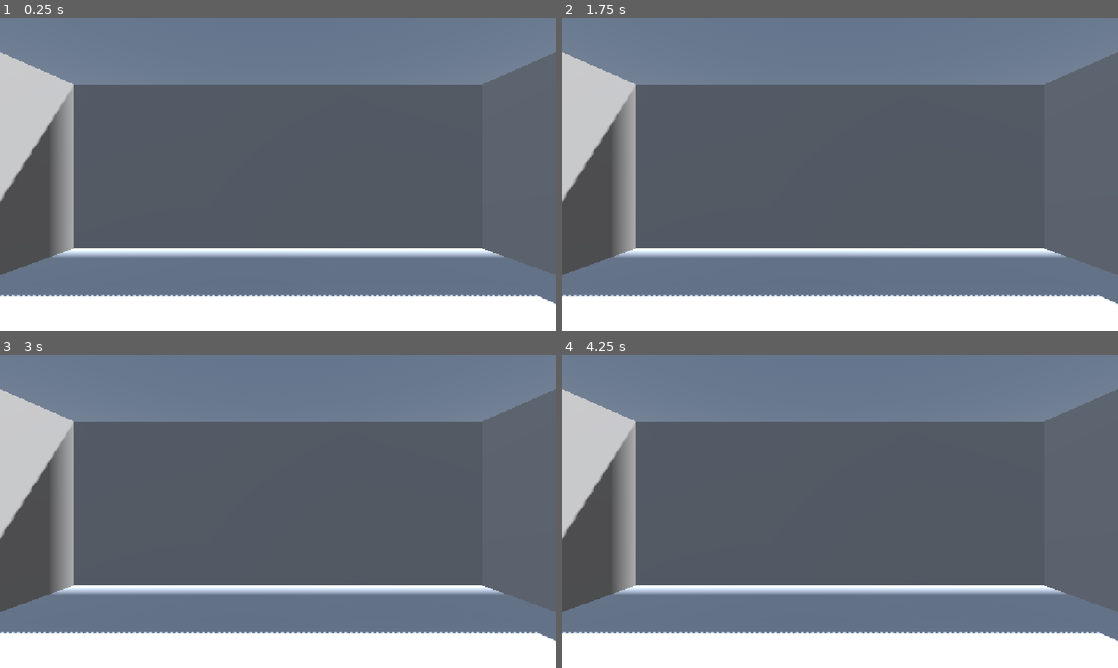
Above: before the commit, frames 1-4 (two rows, left to right).
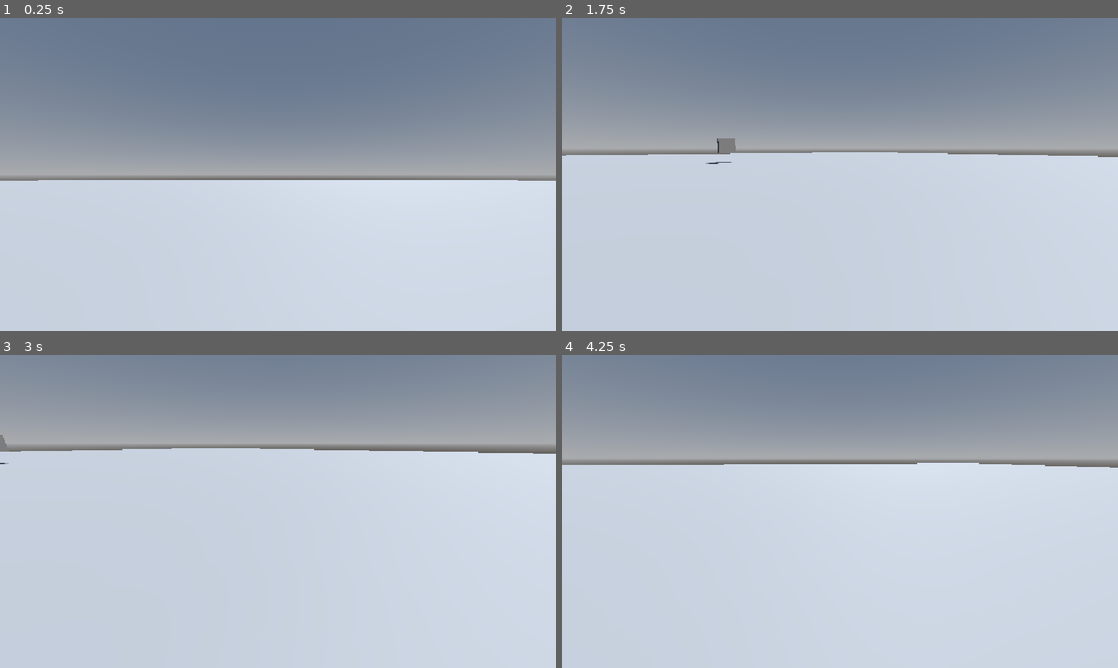
Above: after the commit, the same moments.

Repository: jacob-fm/grocery-audio-adventure
Game: Godot game, scene res://main.tscn
Same seed, same stepped clock (60 frames per second), same inputs: the game is played once before the commit and once after it.
Inputs (mouse positions are in pixels of both pictures, inside the frame that each line leads up to):
- Up to frame 1 (0.25 s): no input
- Up to frame 2 (1.75 s): tap Enter at 0.5 s; move the mouse to (962, 158) at 0.52 s; hold D (move_right, bound only after the commit) 0.53-1.28 s; tap Y (freefly, bound only after the commit) at 0.6 s; click (962, 158) at 0.67 s; tap Space (jump, bound only after the commit) at 0.77, 1.07, 1.25, 1.52 s; tap E (interact, bound only after the commit) at 0.8, 1.35 s; move the mouse to (728, 190) at 1.27 s; hold S (move_backward, bound only after the commit) from 1.28 s (still down); tap Shift (sprint, bound only after the commit) at 1.55 s
- Up to frame 3 (3 s): tap Space (jump, bound only after the commit) at 1.82, 2.3, 2.85 s; move the mouse to (333, 442) at 2.02 s; release S (move_backward, bound only after the commit) at 2.03 s; hold D (move_right, bound only after the commit) 2.03-2.78 s; tap Shift (sprint, bound only after the commit) at 2.1 s; tap Enter at 2.75 s; move the mouse to (250, 574) at 2.77 s; hold W (move_forward, bound only after the commit) from 2.78 s (still down); click (250, 574) at 2.92 s
- Up to frame 4 (4.25 s): tap Space (jump, bound only after the commit) at 3.02, 3.32, 3.77, 4.07 s; tap Y (freefly, bound only after the commit) at 3.05, 3.6 s; move the mouse to (1006, 558) at 3.52 s; release W (move_forward, bound only after the commit) at 3.53 s; hold A (move_left, bound only after the commit) from 3.53 s (still down); tap E (interact, bound only after the commit) at 3.8 s

The runs differ from the first frame. In frame 1, 79% of the frame differs, in the area x 0-100%, y 10-100%; in frame 2, 79%; in frame 3, 86%; in frame 4, 79%.

Commit message:
basic controls mostly working

Diff:
--- a/main.tscn
+++ b/main.tscn
@@ -1,6 +1,7 @@
 [gd_scene format=3 uid="uid://u8chcgnjem3u"]
 
-[ext_resource type="PackedScene" uid="uid://dfyh8pu4xrpqu" path="res://grey_box.glb" id="1_ig7tw"]
+[ext_resource type="Script" uid="uid://blx144o6pgwtt" path="res://proto_controller.gd" id="2_0xm2m"]
+[ext_resource type="PackedScene" uid="uid://be5vlwgoxwg7b" path="res://scannable_item.tscn" id="2_h2yge"]
 
 [sub_resource type="ProceduralSkyMaterial" id="ProceduralSkyMaterial_ig7tw"]
 sky_horizon_color = Color(0.66224277, 0.6717428, 0.6867428, 1)
@@ -16,6 +17,12 @@
 
 [sub_resource type="CapsuleShape3D" id="CapsuleShape3D_mkmk0"]
 
+[sub_resource type="CapsuleMesh" id="CapsuleMesh_mkmk0"]
+
+[sub_resource type="PlaneMesh" id="PlaneMesh_mkmk0"]
+
+[sub_resource type="WorldBoundaryShape3D" id="WorldBoundaryShape3D_gbx3w"]
+
 [node name="Node3D" type="Node3D" unique_id=1223662055]
 
 [node name="WorldEnvironment" type="WorldEnvironment" parent="." unique_id=18547669]
@@ -25,11 +32,32 @@
 transform = Transform3D(-0.8660254, -0.43301278, 0.25, 0, 0.49999997, 0.86602545, -0.50000006, 0.75, -0.43301266, 0, 0, 0)
 shadow_enabled = true
 
-[node name="grey_box" parent="." unique_id=1281170434 instance=ExtResource("1_ig7tw")]
+[node name="CharacterBody3D" type="CharacterBody3D" parent="." unique_id=712404988]
+transform = Transform3D(1, 0, 0, 0, 1, 0, 0, 0, 1, 0, 1.1612349, 0)
+script = ExtResource("2_0xm2m")
 
-[node name="CharacterBody3D" type="CharacterBody3D" parent="." unique_id=712404988]
-
-[node name="CollisionShape3D" type="CollisionShape3D" parent="CharacterBody3D" unique_id=1258944432]
+[node name="Collider" type="CollisionShape3D" parent="CharacterBody3D" unique_id=1258944432]
 shape = SubResource("CapsuleShape3D_mkmk0")
 
-[node name="Camera3D" type="Camera3D" parent="CharacterBody3D" unique_id=2069328521]
+[node name="Head" type="Node3D" parent="CharacterBody3D" unique_id=665429807]
+transform = Transform3D(1, 0, 0, 0, 1, 0, 0, 0, 1, 0, 0.5231956, 0)
+
+[node name="Camera3D" type="Camera3D" parent="CharacterBody3D/Head" unique_id=2069328521]
+transform = Transform3D(1, 0, 0, 0, 1, 0, 0, 0, 1, 0, -0.5231956, 0)
+
+[node name="MeshInstance3D" type="MeshInstance3D" parent="CharacterBody3D" unique_id=327646562]
+mesh = SubResource("CapsuleMesh_mkmk0")
+
+[node name="floor" type="MeshInstance3D" parent="." unique_id=469661559]
+transform = Transform3D(40, 0, 0, 0, 40, 0, 0, 0, 40, 0, 0, 0)
+mesh = SubResource("PlaneMesh_mkmk0")
+
+[node name="StaticBody3D" type="StaticBody3D" parent="floor" unique_id=107894092]
+
+[node name="CollisionShape3D" type="CollisionShape3D" parent="floor/StaticBody3D" unique_id=396348]
+shape = SubResource("WorldBoundaryShape3D_gbx3w")
+
+[node name="scannableItem" parent="." unique_id=31529065 instance=ExtResource("2_h2yge")]
+transform = Transform3D(1, 0, 0, 0, 1, 0, 0, 0, 1, -9.434387, 1.2124176, 0)
+
+[connection signal="interaction_attempted" from="CharacterBody3D" to="scannableItem" method="_on_character_body_3d_interaction_attempted"]
--- a/project.godot
+++ b/project.godot
@@ -24,6 +24,49 @@
 
 project/assembly_name="Grocery Audio Adventure"
 
+[input]
+
+move_left={
+"deadzone": 0.2,
+"events": [Object(InputEventKey,"resource_local_to_scene":false,"resource_name":"","device":-1,"window_id":0,"alt_pressed":false,"shift_pressed":false,"ctrl_pressed":false,"meta_pressed":false,"pressed":false,"keycode":0,"physical_keycode":65,"key_label":0,"unicode":97,"location":0,"echo":false,"script":null)
+]
+}
+move_right={
+"deadzone": 0.2,
+"events": [Object(InputEventKey,"resource_local_to_scene":false,"resource_name":"","device":-1,"window_id":0,"alt_pressed":false,"shift_pressed":false,"ctrl_pressed":false,"meta_pressed":false,"pressed":false,"keycode":0,"physical_keycode":68,"key_label":0,"unicode":100,"location":0,"echo":false,"script":null)
+]
+}
+move_forward={
+"deadzone": 0.2,
+"events": [Object(InputEventKey,"resource_local_to_scene":false,"resource_name":"","device":-1,"window_id":0,"alt_pressed":false,"shift_pressed":false,"ctrl_pressed":false,"meta_pressed":false,"pressed":false,"keycode":0,"physical_keycode":87,"key_label":0,"unicode":119,"location":0,"echo":false,"script":null)
+]
+}
+move_backward={
+"deadzone": 0.2,
+"events": [Object(InputEventKey,"resource_local_to_scene":false,"resource_name":"","device":-1,"window_id":0,"alt_pressed":false,"shift_pressed":false,"ctrl_pressed":false,"meta_pressed":false,"pressed":false,"keycode":0,"physical_keycode":83,"key_label":0,"unicode":115,"location":0,"echo":false,"script":null)
+]
+}
+jump={
+"deadzone": 0.2,
+"events": [Object(InputEventKey,"resource_local_to_scene":false,"resource_name":"","device":-1,"window_id":0,"alt_pressed":false,"shift_pressed":false,"ctrl_pressed":false,"meta_pressed":false,"pressed":false,"keycode":0,"physical_keycode":32,"key_label":0,"unicode":32,"location":0,"echo":false,"script":null)
+]
+}
+sprint={
+"deadzone": 0.2,
+"events": [Object(InputEventKey,"resource_local_to_scene":false,"resource_name":"","device":-1,"window_id":0,"alt_pressed":false,"shift_pressed":false,"ctrl_pressed":false,"meta_pressed":false,"pressed":false,"keycode":0,"physical_keycode":4194325,"key_label":0,"unicode":0,"location":0,"echo":false,"script":null)
+]
+}
+freefly={
+"deadzone": 0.2,
+"events": [Object(InputEventKey,"resource_local_to_scene":false,"resource_name":"","device":-1,"window_id":0,"alt_pressed":false,"shift_pressed":false,"ctrl_pressed":false,"meta_pressed":false,"pressed":false,"keycode":0,"physical_keycode":89,"key_label":0,"unicode":121,"location":0,"echo":false,"script":null)
+]
+}
+interact={
+"deadzone": 0.2,
+"events": [Object(InputEventKey,"resource_local_to_scene":false,"resource_name":"","device":-1,"window_id":0,"alt_pressed":false,"shift_pressed":false,"ctrl_pressed":false,"meta_pressed":false,"pressed":false,"keycode":0,"physical_keycode":69,"key_label":0,"unicode":101,"location":0,"echo":false,"script":null)
+]
+}
+
 [physics]
 
 3d/physics_engine="Jolt Physics"
--- a/proto_controller.gd
+++ b/proto_controller.gd
@@ -45,6 +45,9 @@
 @export var input_sprint : String = "sprint"
 ## Name of Input Action to toggle freefly mode.
 @export var input_freefly : String = "freefly"
+@export var input_interact : String = "interact"
+
+signal interaction_attempted
 
 var mouse_captured : bool = false
 var look_rotation : Vector2
@@ -54,9 +57,10 @@
 
 ## IMPORTANT REFERENCES
 @onready var head: Node3D = $Head
+@onready var camera: Camera3D = $Head/Camera3D
 @onready var collider: CollisionShape3D = $Collider
-@onready var animation_player = $AnimationPlayer
-
+
+var highlighted_object: StaticBody3D = null
 
 func _ready() -> void:
 	check_input_mappings()
@@ -80,6 +84,9 @@
 			enable_freefly()
 		else:
 			disable_freefly()
+
+	if Input.is_action_just_pressed("interact"):
+		interaction_attempted.emit()
 
 func _physics_process(delta: float) -> void:
 	# If freeflying, handle freefly and nothing else
@@ -115,18 +122,59 @@
 		if move_dir:
 			velocity.x = move_dir.x * move_speed
 			velocity.z = move_dir.z * move_speed
-			play_anims()
 		else:
 			velocity.x = move_toward(velocity.x, 0, move_speed)
 			velocity.z = move_toward(velocity.z, 0, move_speed)
-			animation_player.pause()
 	else:
 		velocity.x = 0
 		velocity.y = 0
-		animation_player.pause()
 
 	# Use velocity to actually move
 	move_and_slide()
+
+	update_raycast()
+
+func update_raycast():
+	# Get the center of the screen
+	var screen_center = get_viewport().get_visible_rect().size / 2.0
+
+	# Create a ray starting at the camera and going through
+	# the center of the screen
+	var ray_origin = camera.project_ray_origin(screen_center)
+	var ray_direction = camera.project_ray_normal(screen_center)
+	var ray_end = ray_origin + ray_direction * 1000.0
+
+	# Create the physics raycast
+	var query = PhysicsRayQueryParameters3D.create(
+		ray_origin,
+		ray_end
+	)
+
+	# Perform the raycast
+	var result = get_world_3d().direct_space_state.intersect_ray(query)
+
+	# Figure out what we're currently looking at
+	var new_object: StaticBody3D = null
+
+	if result:
+		var detected_collider = result["collider"]
+
+		if detected_collider.has_method("set_highlighted"):
+			new_object = detected_collider
+
+	# Nothing changed, so don't do anything
+	if new_object == highlighted_object:
+		return
+
+	# Remove highlight from the previous object
+	if highlighted_object:
+		highlighted_object.set_highlighted(false)
+
+	# Highlight the new object
+	if new_object:
+		new_object.set_highlighted(true)
+
+	highlighted_object = new_object
 
 
 ## Rotate us to look around.
@@ -161,15 +209,6 @@
 	Input.set_mouse_mode(Input.MOUSE_MODE_VISIBLE)
 	mouse_captured = false
 
-func play_anims():
-	if is_on_floor():
-		if sprinting:
-			animation_player.play("scurry")
-		else:
-			animation_player.play("walk")
-	else:
-		animation_player.pause()
-
 
 ## Checks if some Input Actions haven't been created.
 ## Disables functionality accordingly.
--- /dev/null
+++ b/scannable_item.gd
@@ -0,0 +1,24 @@
+extends StaticBody3D
+
+var highlight_material: StandardMaterial3D
+
+@onready var audio: AudioStreamPlayer3D = $AudioStreamPlayer3D
+
+func _ready():
+	highlight_material = StandardMaterial3D.new()
+	highlight_material.albedo_color = Color(1.0, 1.0, 0.2)
+	highlight_material.emission_enabled = true
+	highlight_material.emission = Color(1.0, 1.0, 0.2)
+	highlight_material.emission_energy_multiplier = 2.0
+
+func set_highlighted(highlighted: bool):
+	var mesh = $MeshInstance3D
+
+	if highlighted:
+		mesh.material_overlay = highlight_material
+	else:
+		mesh.material_overlay = null
+
+func _on_character_body_3d_interaction_attempted():
+	audio.play()
+	print("attempted to play!")
--- /dev/null
+++ b/scannable_item.tscn
@@ -0,0 +1,20 @@
+[gd_scene format=3 uid="uid://be5vlwgoxwg7b"]
+
+[ext_resource type="AudioStream" uid="uid://c8jwynm306trh" path="res://20281__koops__apple_crunch_18.wav" id="1_ck6xq"]
+[ext_resource type="Script" uid="uid://bqh1h2lbh7174" path="res://scannable_item.gd" id="1_vfnqi"]
+
+[sub_resource type="BoxMesh" id="BoxMesh_mkmk0"]
+
+[sub_resource type="BoxShape3D" id="BoxShape3D_mkmk0"]
+
+[node name="scannableItem" type="StaticBody3D" unique_id=1508037630]
+script = ExtResource("1_vfnqi")
+
+[node name="MeshInstance3D" type="MeshInstance3D" parent="." unique_id=2030034268]
+mesh = SubResource("BoxMesh_mkmk0")
+
+[node name="AudioStreamPlayer3D" type="AudioStreamPlayer3D" parent="." unique_id=1711449573]
+stream = ExtResource("1_ck6xq")
+
+[node name="CollisionShape3D" type="CollisionShape3D" parent="." unique_id=889687515]
+shape = SubResource("BoxShape3D_mkmk0")
Not shown, added: 20281__koops__apple_crunch_18.wav.import
Not shown, added: 763419__rowan1012__pouring-cereal-in-a-bowl (1).wav.import
Not shown, added: scannable_item.gd.uid
Not shown, added: 20281__koops__apple_crunch_18.wav
Not shown, added: 763419__rowan1012__pouring-cereal-in-a-bowl (1).wav
